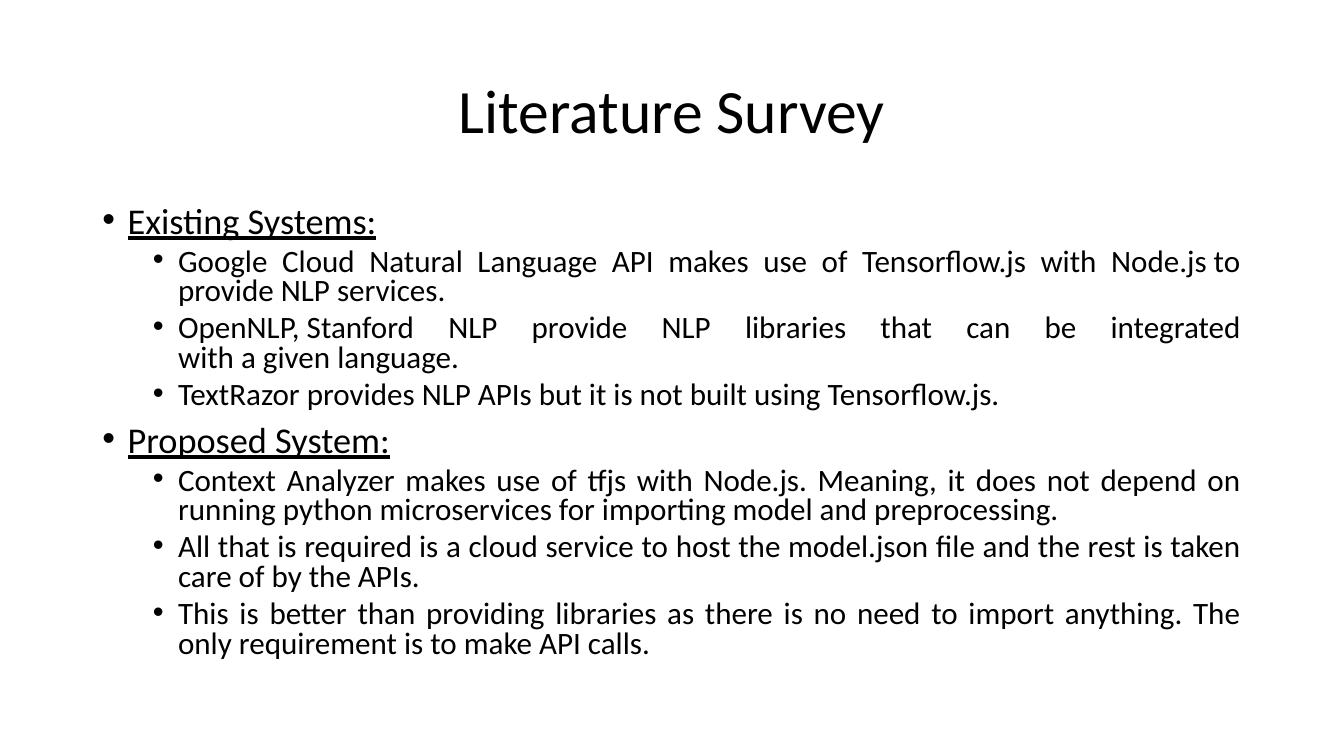
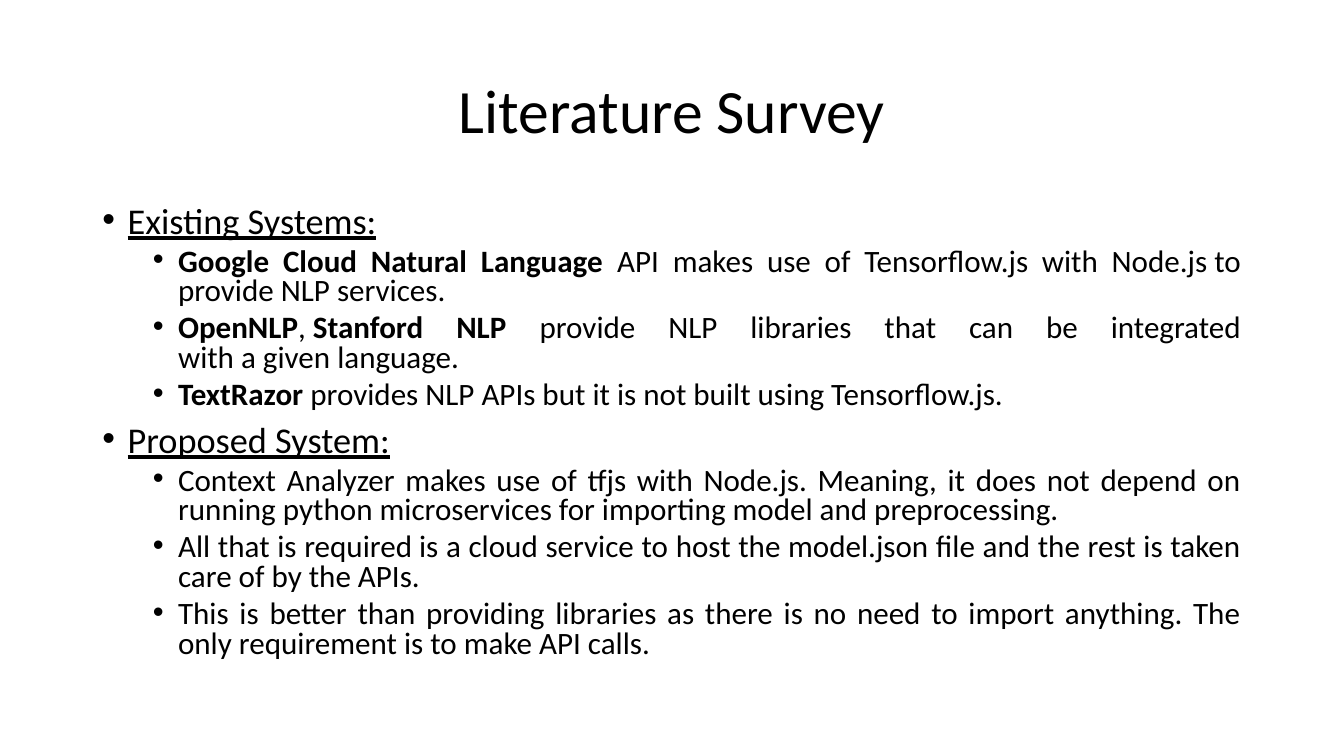
Before and after one commit to HarshaKy/text-classifier, a slide deck: slide 6 of docs/Presentation.pptx (slide 7 before the commit). Drawn at 1344x756 pixels with LibreOffice and Linux fonts; fonts in the diff are those of the drawing. Boxes give left, top, right and bottom in pixels: in the first picture for what was removed or moved away, otherwise in the second. Text is boxed around its words. In the diff, an @@ line names an element or a change of style, - is before the commit and + after.

```diff
--- a/docs/Presentation.pptx
+++ b/docs/Presentation.pptx
@@ text at bbox=[178, 250, 1241, 411]: bold on in "Google Cloud Natural Language", "OpenNLP, Stanford NLP", "TextRazor" @@
```
Also in this commit, not shown: 3 other slides changed, 7 slides added.
